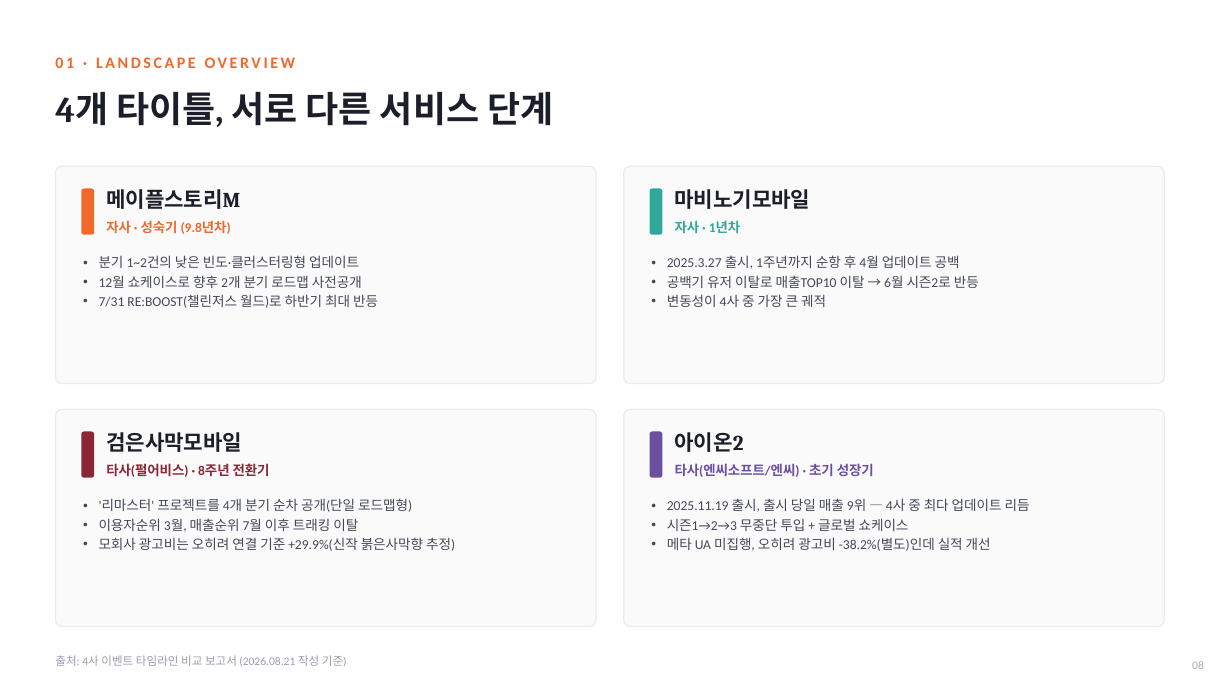
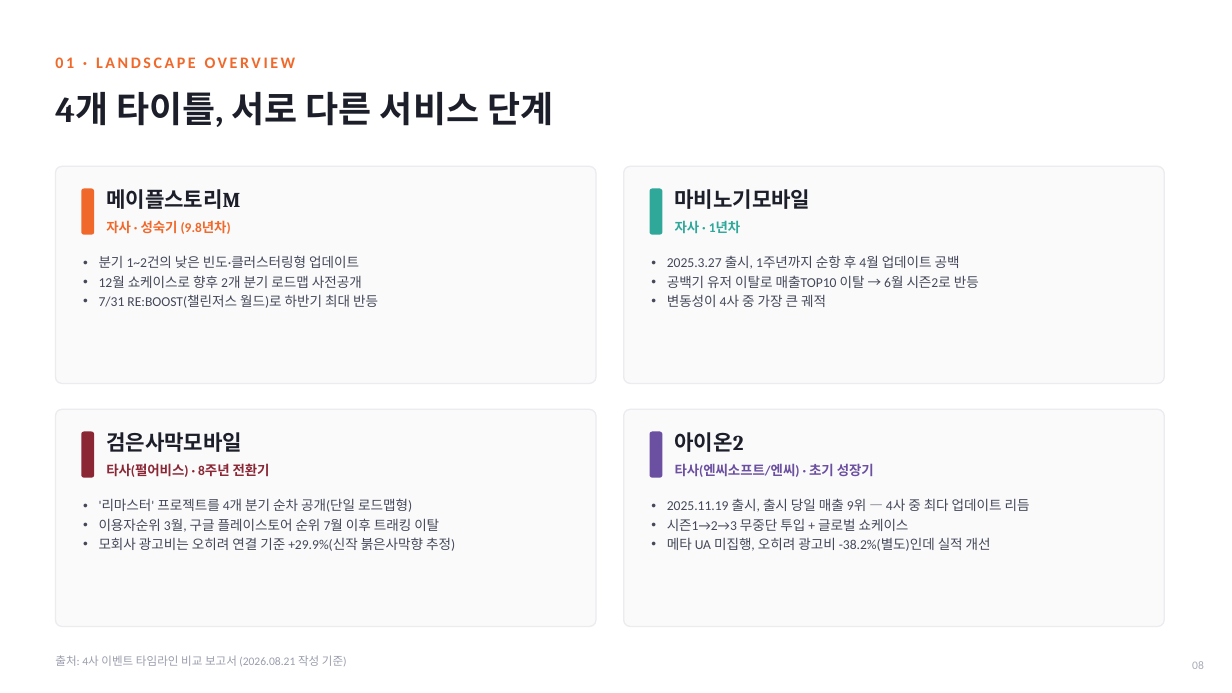
Before and after one commit to eunji9815/excel, a slide deck: slide 8 of output/메이플스토리M_UA마케팅효율_분석보고서.pptx. Drawn at 1232x693 pixels with LibreOffice and Linux fonts; fonts in the diff are those of the drawing. Boxes give left, top, right and bottom in pixels: in the first picture for what was removed or moved away, otherwise in the second. Text is boxed around its words. In the diff, an @@ line names an element or a change of style, - is before the commit and + after.

```diff
--- a/output/메이플스토리M_UA마케팅효율_분석보고서.pptx
+++ b/output/메이플스토리M_UA마케팅효율_분석보고서.pptx
@@ text at (x1=99, y1=518, x2=439, y2=532): text changed @@
-• 이용자순위 3월, 매출순위 7월 이후 트래킹 이탈
+• 이용자순위 3월, 구글 플레이스토어 순위 7월 이후 트래킹 이탈
```
Also in this commit, not shown: 10 other slides changed.
